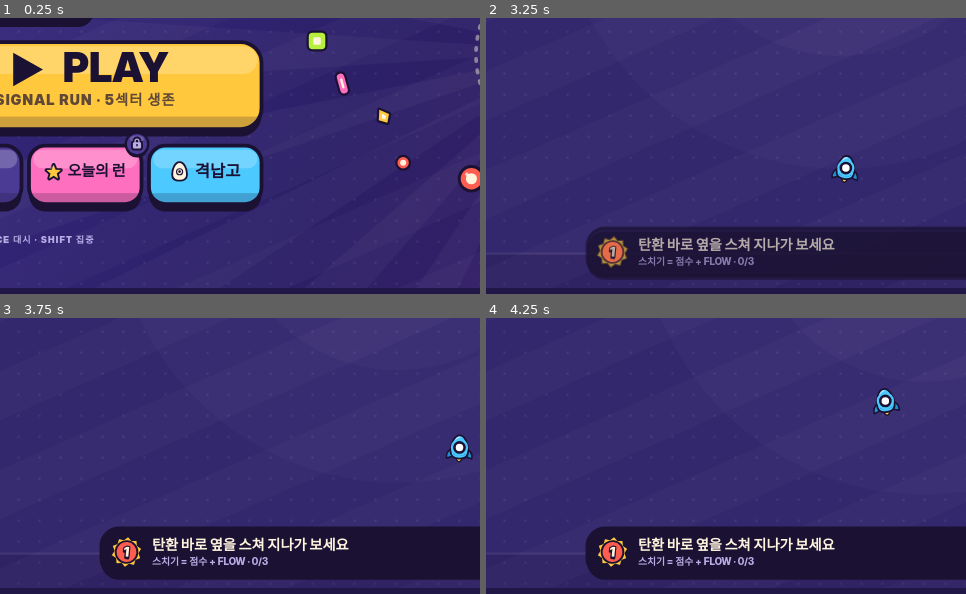
Above: before the commit, frames 1-4 (two rows, left to right).
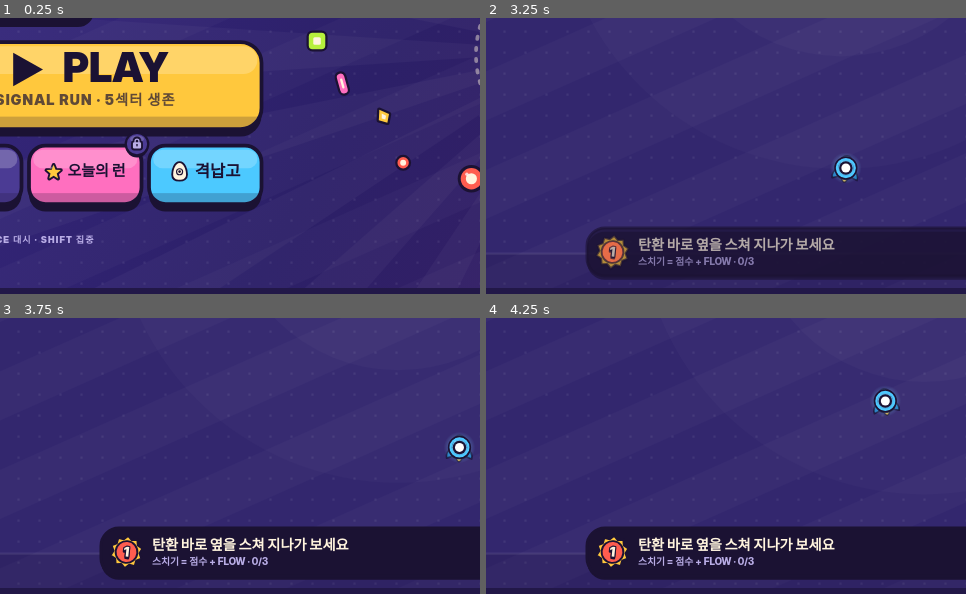
Above: after the commit, the same moments.

Repository: shchoi880-source/my-game
Game: browser game, page zero-signal/index.html
Two runs of this game, one before a commit and one after it. Both use one fixed random seed, a clock stepped at 60 frames per second and the inputs below.
Inputs:
- Up to frame 1 (0.25 s): no input
- Up to frame 2 (3.25 s): click "PLAY" at 0.27 s; hold Right 1.03-1.53 s; tap Shift every 0.5 s from 1.1 to 3.1 s; hold Down 1.58-1.85 s; hold Left 1.9-2.47 s; hold Up 2.52-2.82 s; hold Right from 2.87 s (still down)
- Up to frame 3 (3.75 s): release Right at 3.53 s; hold Up from 3.58 s (still down); tap Shift at 3.6 s
- Up to frame 4 (4.25 s): release Up at 3.82 s; hold Left from 3.87 s (still down); tap Shift at 4.1 s
The pictures show only the part of the screen within x 14-64%, y 50-100%; the shares and areas given below are measured in that part.

Frame 1 is identical in both runs. In frame 2, 0.2% of the frame differs, in the area x 72-78%, y 49-60%; in frame 3, 0.2%; in frame 4, 0.2%.

Commit message:
ZERO SIGNAL: prominent hitbox core (white dot, player-blue ring, ink outlines, soft glow); ship drawn slightly translucent so the core reads first
Co-Authored-By: Claude Opus 5.5 <noreply@anthropic.com>
Claude-Session: https://claude.ai/code/session_01MXZYmUw3QxzgVd7qM1p54q

Diff:
--- a/zero-signal/index.html
+++ b/zero-signal/index.html
@@ -24,14 +24,14 @@
 <body>
   <div id="safe-probe"></div>
   <canvas id="game" aria-label="제로 시그널 총알 피하기 게임"></canvas>
-  <script src="js/core.js?v=110"></script>
-  <script src="js/audio.js?v=110"></script>
-  <script src="js/patterns.js?v=110"></script>
-  <script src="js/engine.js?v=110"></script>
-  <script src="js/run.js?v=110"></script>
-  <script src="js/render.js?v=110"></script>
-  <script src="js/screens.js?v=110"></script>
-  <script src="js/main.js?v=110"></script>
+  <script src="js/core.js?v=111"></script>
+  <script src="js/audio.js?v=111"></script>
+  <script src="js/patterns.js?v=111"></script>
+  <script src="js/engine.js?v=111"></script>
+  <script src="js/run.js?v=111"></script>
+  <script src="js/render.js?v=111"></script>
+  <script src="js/screens.js?v=111"></script>
+  <script src="js/main.js?v=111"></script>
   <script>if('serviceWorker' in navigator&&location.protocol!=='file:')addEventListener('load',()=>navigator.serviceWorker.register('./sw.js').catch(()=>{}));</script>
 </body>
 </html>
--- a/zero-signal/js/render.js
+++ b/zero-signal/js/render.js
@@ -2378,7 +2378,7 @@
     const flame = still ? 38 : 38 + 4 * Math.sin(t * TAU * 8),
       l = Math.hypot(p.vx || 0, p.vy || 0) || 1;
     // i-frames: calm translucency with a slow (1.5 Hz) breathing, well under the 2 Hz comfort limit
-    const alpha = inv ? 0.55 + (still ? 0 : 0.15 * Math.sin(t * TAU * 1.5)) : 1;
+    const alpha = inv ? 0.45 + (still ? 0 : 0.15 * Math.sin(t * TAU * 1.5)) : 0.8;
     // 기체는 작게(판정이 아닌 장식), 실제 판정은 가운데 점 하나 — 탄막 게임 관례
     ship(c, p.x, p.y, {
       scale: 0.62,
@@ -2391,20 +2391,33 @@
     });
     {
       // 판정 점: 항상 표시. 이 점에 닿을 때만 실드가 깎인다(기체 그림은 판정 아님)
+      // 어떤 배경·탄환 위에서도 보이게: 검은 테두리 + 흰 심 + 하늘색(플레이어 색) 고리 + 은은한 빛
       const hr = p.hit || 5;
       c.save();
-      c.beginPath();
-      c.arc(p.x, p.y, hr + 3.5, 0, TAU);
+      const glow = c.createRadialGradient(p.x, p.y, hr, p.x, p.y, hr + 16);
+      glow.addColorStop(0, 'rgba(120,210,255,0.55)');
+      glow.addColorStop(1, 'rgba(120,210,255,0)');
+      c.fillStyle = glow;
+      c.beginPath();
+      c.arc(p.x, p.y, hr + 16, 0, TAU);
+      c.fill();
+      c.beginPath();
+      c.arc(p.x, p.y, hr + 4, 0, TAU);
       c.fillStyle = C.ink;
       c.fill();
       c.beginPath();
-      c.arc(p.x, p.y, hr, 0, TAU);
+      c.arc(p.x, p.y, hr + 1, 0, TAU);
       c.fillStyle = '#ffffff';
       c.fill();
+      c.lineWidth = 3;
+      c.strokeStyle = focus ? '#ffffff' : C.sky;
+      c.beginPath();
+      c.arc(p.x, p.y, hr + 7, 0, TAU);
+      c.stroke();
       c.lineWidth = 2;
-      c.strokeStyle = focus ? C.pink || '#ff5fa2' : C.sky;
-      c.beginPath();
-      c.arc(p.x, p.y, hr + 5.5, 0, TAU);
+      c.strokeStyle = C.ink;
+      c.beginPath();
+      c.arc(p.x, p.y, hr + 9.5, 0, TAU);
       c.stroke();
       c.restore();
     }
--- a/zero-signal/sw.js
+++ b/zero-signal/sw.js
@@ -1,7 +1,7 @@
 // 오프라인 캐시. 파일을 고쳐 올릴 때마다 VERSION 을 올려 주세요.
 // 같은 출처(shchoi880-source.github.io)를 NEON JUMP(neonjump-*/neondash-*)와 함께 쓰므로
 // 정리할 때는 반드시 이 게임의 캐시(zerosignal-*, 옛 이름 zero-signal-*)만 지운다.
-const VERSION = 'zs-110';
+const VERSION = 'zs-111';
 const CACHE = 'zerosignal-' + VERSION;
 const OWN = /^(zerosignal|zero-signal)-/;
 const CORE = [
